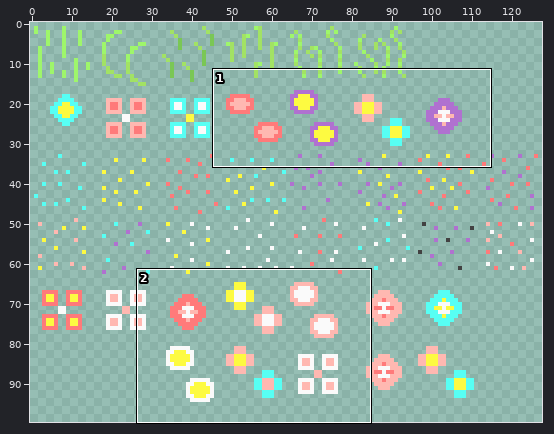
Two versions of one sprite sheet, assets/sprites/test_grass_sheet.png. The first picture is a wide view before the edit; the outline marks the close-up.
Close-up. Before the edit:
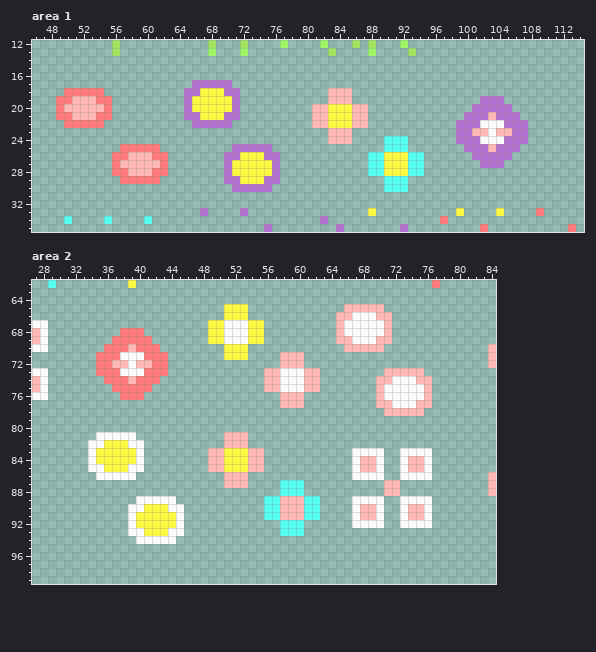
The file is 128x128 pixels. Shown: area 1: x 46..114, y 12..35; area 2: x 27..84, y 62..99. The wide view leaves out empty margins. The commit also changed other parts of the picture, which this record leaves out.
After:
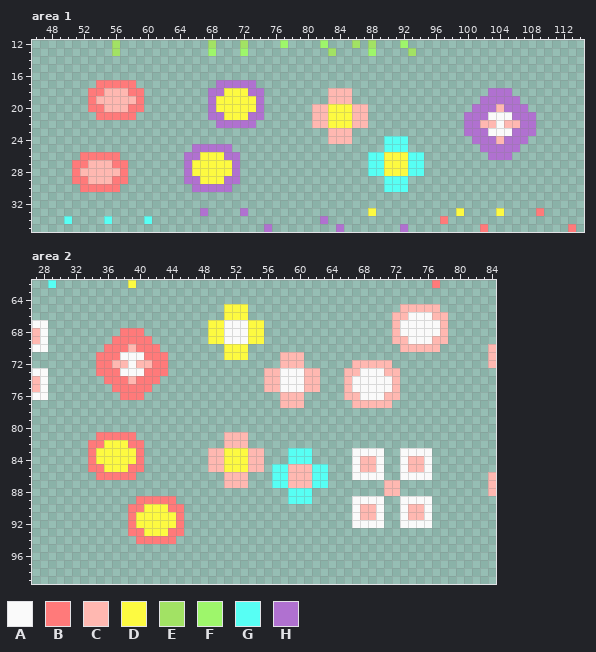
Palette (. is transparent): A #fafafa  B #ff7a7a  C #ffb8b1  D #fdfa41  E #a2e264  F #9ef66b  G #57fff4  H #b071d0
Changes in this commit:
Changed rows in their new state; - is an unchanged pixel.
Area 1:
first column x 49:
17 -----BBBBB-------...--HHH-----------------------------------
18 -...--CCCBB-----...HHDDDHH----------------------------HHH---
19 ....BCCCCCB-----...H--DDDH------------------------------HH--
20 ....BBCCCBB-----...H--DDDH-----------------------------C-HH-
21 .....--BBB------...HHDDDHH----------------------------AAA-HH
22 -.....-----------...--HHH-------------------------.--CC-CC-H
23 --------------------------------------------------.-HH-AA--H
24 --------------------------------------------------..-HHC----
25 --------.....----HHHHH.....------------------------..-H-----
26 ---BBBB-......--HHDDD--.....------------------------..------
27 --BBCCC-B.....--HDDDDDH.....-------------------------...----
28 --BCCCCC-.....--HDDDDDH.....--------------------------------
29 --BBCCCB-....---HHDDD--.....--------------------------------
30 ---BBBBB---------HHHHH.....---------------------------------
Area 2:
first column x 34:
 65 --------------------------------.....--CCCCC-
 66 -------------------------------.......CCAAACC
 67 -------------------------------.......CAAAAAC
 68 -------------------------------.......CAAAAAC
 69 -------------------------------.......CCAAACC
 70 --------------------------------.....--CCCCC-
 72 ---------------------------------CCCCC-------
 73 --------------------------------CCAAA--...---
 74 --------------------------------CAAAAAC....--
 75 --------------------------------CAAAA-C....--
 76 --------------------------------CCAAACC....--
 77 ---------------------------------CCC--.....--
 78 -------------------------------------.....---
 81 -BBBBB---------------------------------------
 82 BB---BB--------------------------------------
 83 B-----B------------------GGG-----------------
 84 B-----B------------------GGG-----------------
 85 BB---BB----------------GGCCCGG---------------
 86 -BBBBB-----------------GGCCCGG---------------
 87 -----------------------G-CCCGG---------------
 88 ------------------------.--G-----------------
 89 ------BBBBB-----------...GG-.----------------
 90 -----BB---BB----------.......----------------
 91 -----B-----B----------.......----------------
 92 -----B-----B------------...------------------
 93 -----BB---BB------------...------------------
 94 ------BBBBB----------------------------------
Pixel boxes of the changes (left, top, right, bottom) in both close-ups:
changed: (56, 80, 280, 192)
changed: (456, 88, 536, 168)
changed: (336, 304, 448, 416)
changed: (88, 432, 184, 544)
changed: (264, 448, 328, 536)
